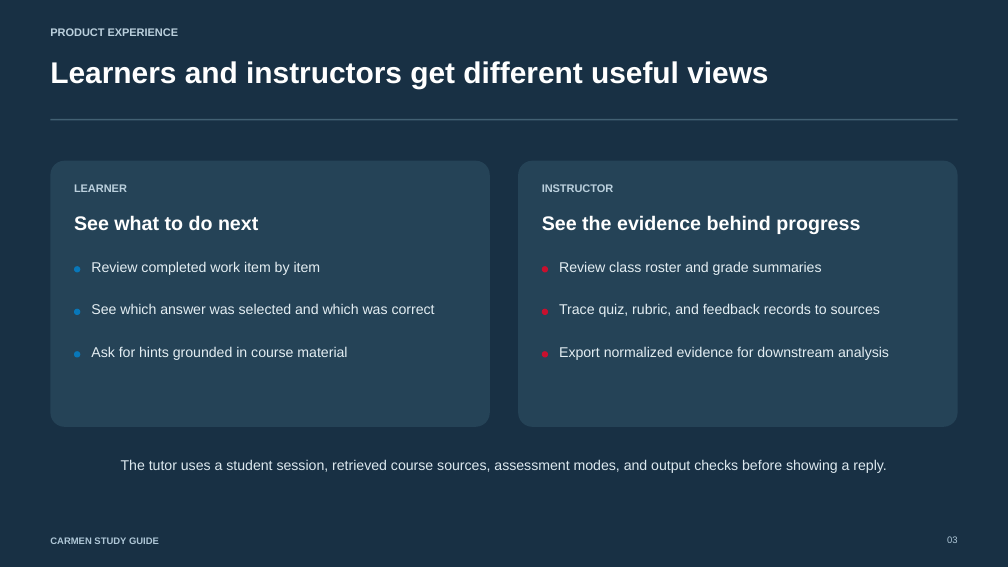
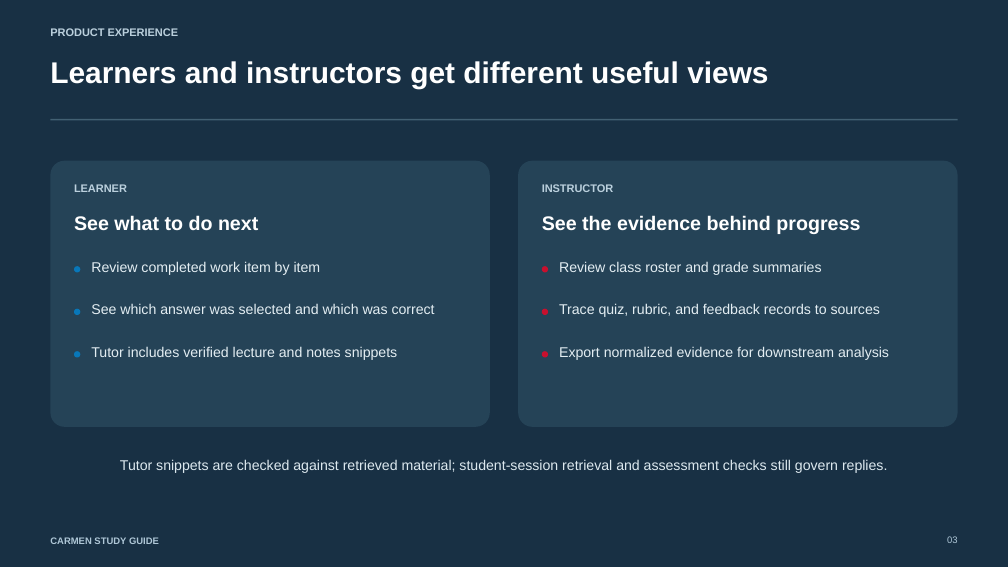
Before and after one commit to Derekrissler/HackOhio2026, a slide deck: slide 3 of powerpoints.pptx. Drawn at 1008x567 pixels with LibreOffice and Linux fonts; fonts in the diff are those of the drawing. Boxes give left, top, right and bottom in pixels: in the first picture for what was removed or moved away, otherwise in the second. Text is boxed around its words. In the diff, an @@ line names an element or a change of style, - is before the commit and + after.

Commit message:
Add Bedrock tutor updates to demo deck

```diff
--- a/powerpoints.pptx
+++ b/powerpoints.pptx
@@ text at (91, 346, 398, 360): text changed @@
-Ask for hints grounded in course material
+Tutor includes verified lecture and notes snippets
@@ text at (120, 459, 887, 473): text changed @@
-The tutor uses a student session, retrieved course sources, assessment modes, and output checks before showing a reply.
+Tutor snippets are checked against retrieved material; student-session retrieval and assessment checks still govern replies.
```
Also in this commit, not shown: 2 other slides changed.
